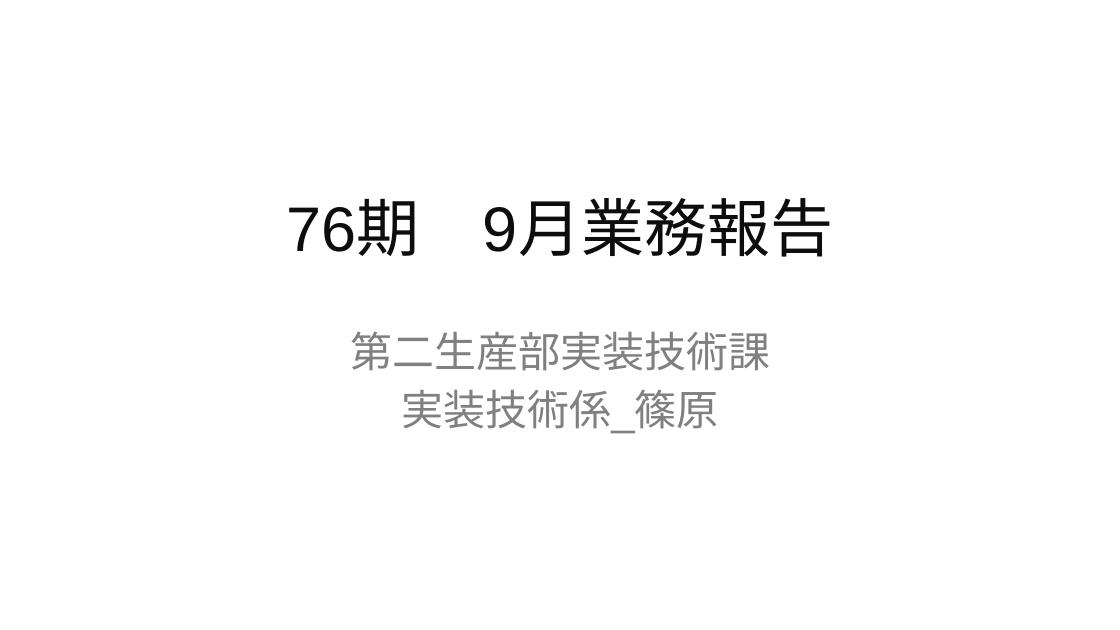
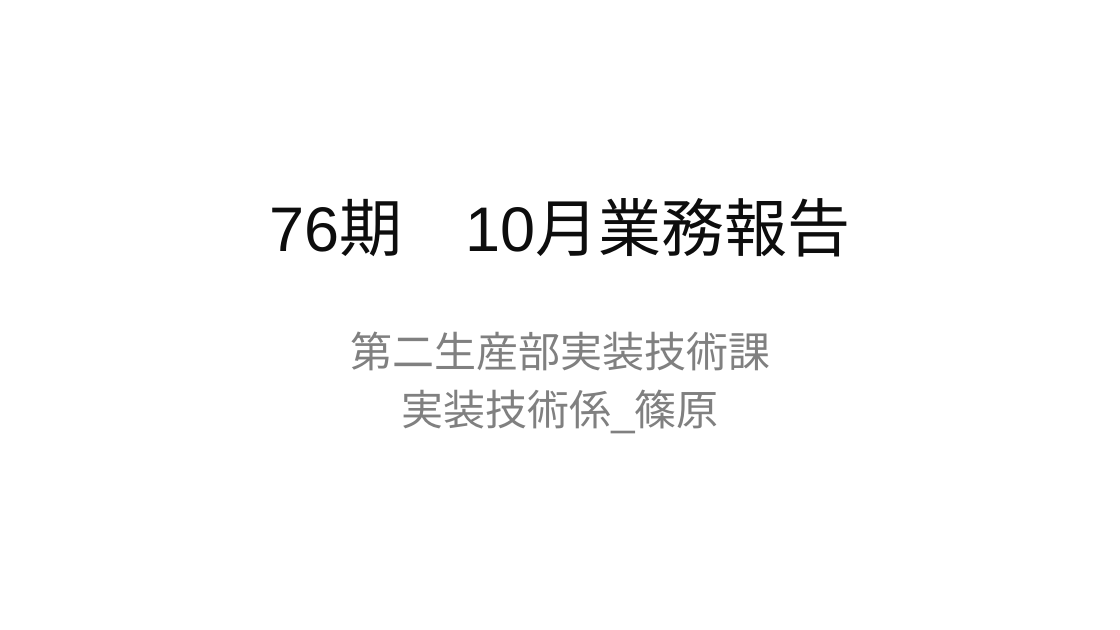
Before and after one commit to nk-shino/work_vault, a slide deck: slide 1 of workvault-sync/10_業務全般/業務報告/10月業務報告(篠原).pptx. Drawn at 1120x630 pixels with LibreOffice and Linux fonts; fonts in the diff are those of the drawing; background and template pictures are left out. Boxes give left, top, right and bottom in pixels: in the first picture for what was removed or moved away, otherwise in the second. Text is boxed around its words. In the diff, an @@ line names an element or a change of style, - is before the commit and + after.

```diff
--- a/workvault-sync/10_業務全般/業務報告/10月業務報告(篠原).pptx
+++ b/workvault-sync/10_業務全般/業務報告/10月業務報告(篠原).pptx
@@ text at [269,201,850,257]: text changed @@
-76期 9月業務報告
+76期 10月業務報告
```
Also in this commit, not shown: 1 other slide changed, 1 other file.
